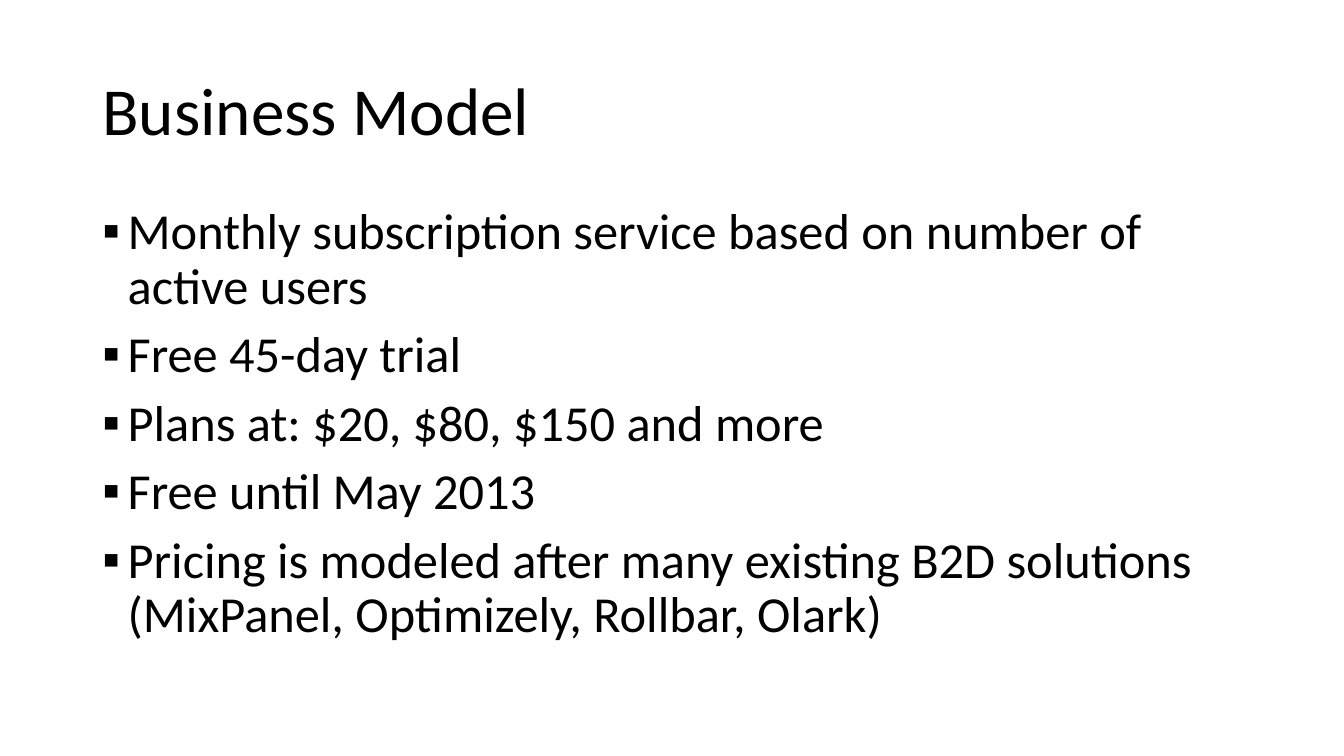
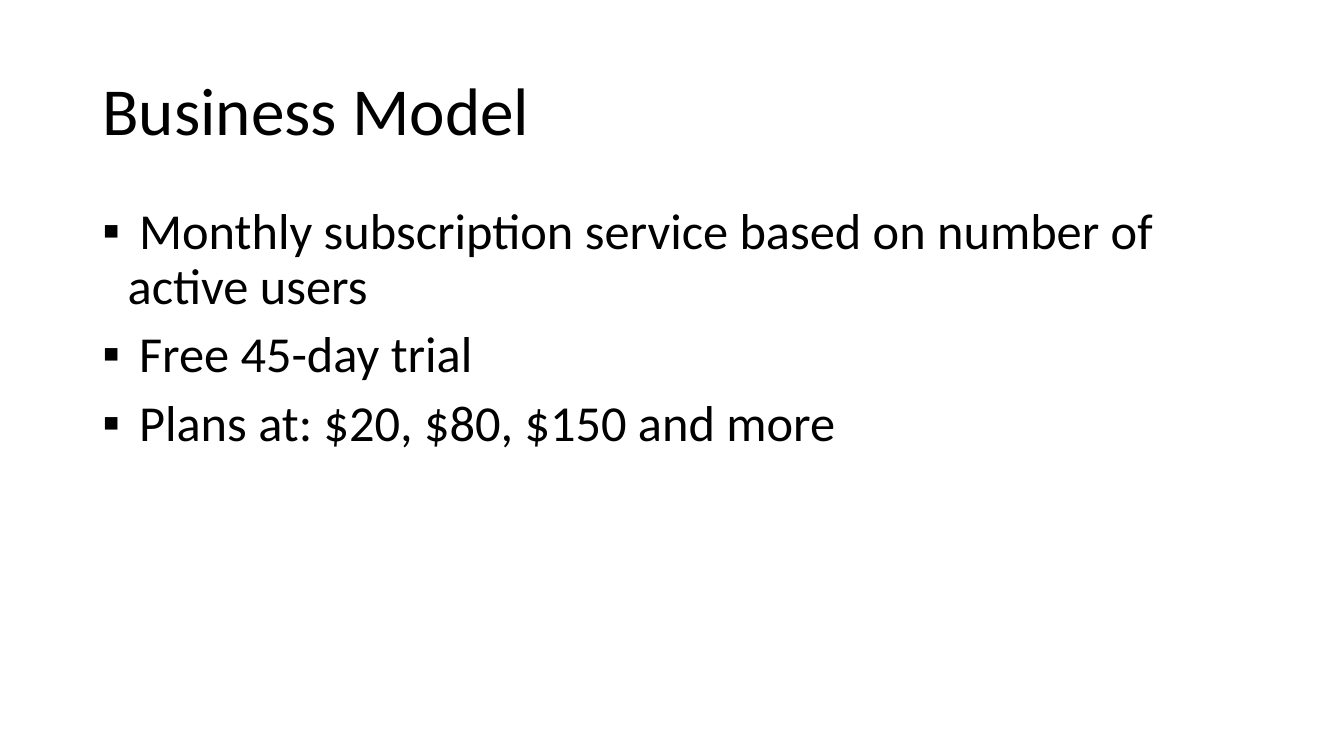
Before and after one commit to tarekayna/referengine, a slide deck: slide 5 of Documents/Investors/NWEN-FirstLook-2013-03.pptx (slide 6 before the commit). Drawn at 1344x756 pixels with LibreOffice and Linux fonts; fonts in the diff are those of the drawing. Boxes give left, top, right and bottom in pixels: in the first picture for what was removed or moved away, otherwise in the second. Text is boxed around its words. In the diff, an @@ line names an element or a change of style, - is before the commit and + after.

```diff
--- a/Documents/Investors/NWEN-FirstLook-2013-03.pptx
+++ b/Documents/Investors/NWEN-FirstLook-2013-03.pptx
@@ text at <box>128,474,1192,640</box>: paragraphs removed @@
-▪ Free until May 2013
-▪ Pricing is modeled after many existing B2D solutions (MixPanel, Optimizely, Rollbar, Olark)
```
Also in this commit, not shown: 7 other slides changed.
